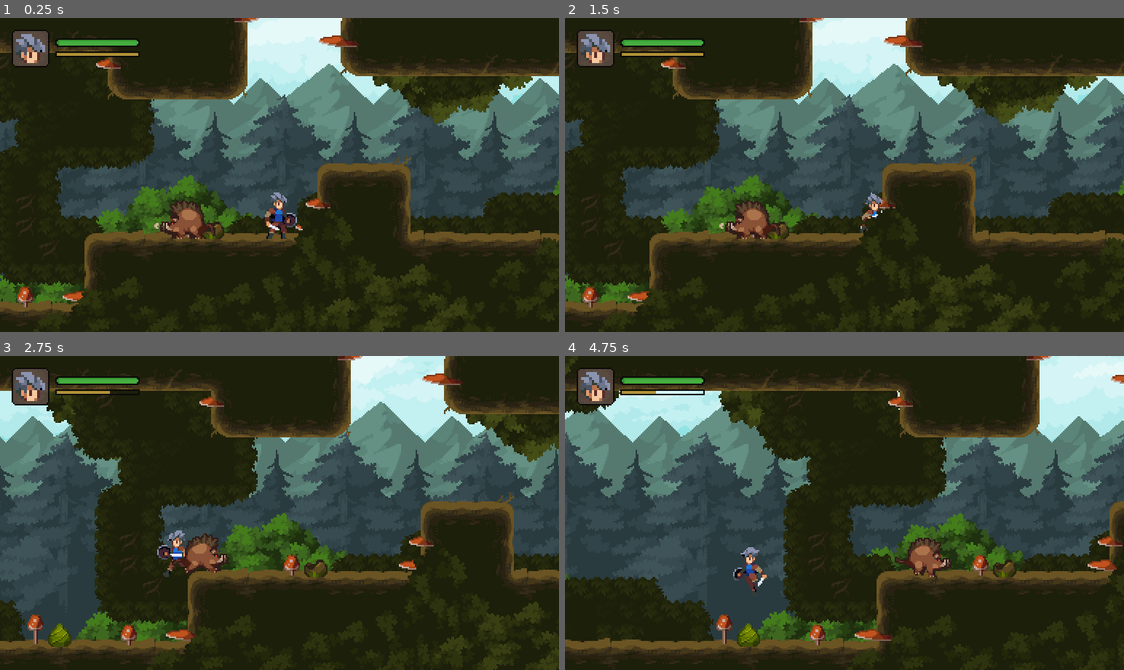
Above: before the commit, frames 1-4 (two rows, left to right).
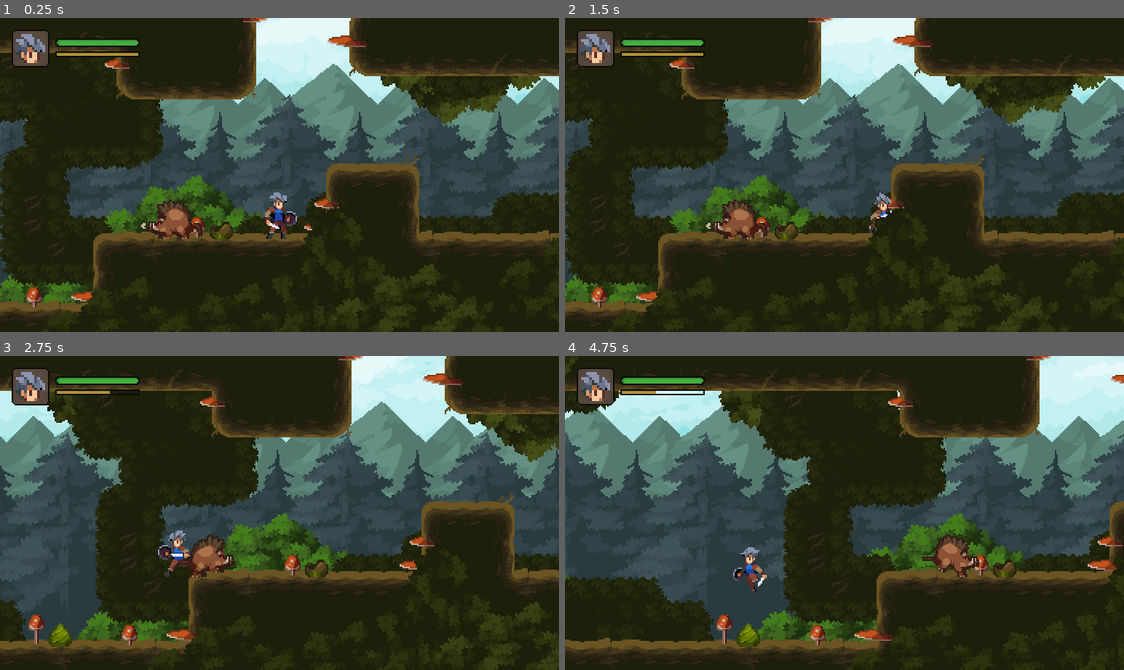
Above: after the commit, the same moments.

Repository: timothyqiu/godot-2d-adventure-tutorial
Game: Godot game, scene res://worlds/forest.tscn
The game is run twice, just before and just after one commit, with the same random seed, the same clock (stepped at 60 frames per second) and the same inputs.
Inputs:
- Up to frame 1 (0.25 s): no input
- Up to frame 2 (1.5 s): hold J (attack) 0.53-1.28 s; hold D (move_right) from 0.53 s (still down); tap Space (jump) at 0.77 s; tap E (interact) at 1.35 s
- Up to frame 3 (2.75 s): tap Space (jump) at 1.52 s; release D (move_right) at 2.03 s; hold A (move_left) from 2.03 s (still down); hold K (slide) from 2.03 s (still down)
- Up to frame 4 (4.75 s): release A (move_left) at 2.78 s; release K (slide) at 2.78 s; hold D (move_right) 2.78-4.28 s; tap J (attack) at 2.85 s; tap Space (jump) at 3.02, 3.77, 4.52 s; hold E (interact) 3.53-4.28 s; hold A (move_left) from 4.28 s (still down); tap K (slide) at 4.35 s

The runs differ from the first frame. In frame 1, 11% of the frame differs, in the area x 0-100%, y 0-100%; in frame 2, 12%; in frame 3, 2.6%; in frame 4, 1.2%.

Commit message:
添加淡入淡出

Diff:
--- a/globals/game.gd
+++ b/globals/game.gd
@@ -1,10 +1,21 @@
 extends Node
 
 @onready var player_stats: Node = $PlayerStats
+@onready var color_rect: ColorRect = $ColorRect
+
+
+func _ready() -> void:
+	color_rect.color.a = 0
 
 
 func change_scene(path: String, entry_point: String) -> void:
 	var tree := get_tree()
+	tree.paused = true
+
+	var tween := create_tween()
+	tween.set_pause_mode(Tween.TWEEN_PAUSE_PROCESS)
+	tween.tween_property(color_rect, "color:a", 1, 0.2)
+	await tween.finished
 
 	tree.change_scene_to_file(path)
 	await tree.process_frame  # 4.2 以前
@@ -14,3 +25,8 @@
 		if node.name == entry_point:
 			tree.current_scene.update_player(node.global_position, node.direction)
 			break
+
+	tree.paused = false
+
+	tween = create_tween()
+	tween.tween_property(color_rect, "color:a", 0, 0.2)
--- a/globals/game.tscn
+++ b/globals/game.tscn
@@ -3,8 +3,17 @@
 [ext_resource type="Script" path="res://globals/game.gd" id="1_lmeav"]
 [ext_resource type="Script" path="res://classes/Stats.gd" id="2_r1ynw"]
 
-[node name="Game" type="Node"]
+[node name="Game" type="CanvasLayer"]
+layer = 99
 script = ExtResource("1_lmeav")
 
 [node name="PlayerStats" type="Node" parent="."]
 script = ExtResource("2_r1ynw")
+
+[node name="ColorRect" type="ColorRect" parent="."]
+anchors_preset = 15
+anchor_right = 1.0
+anchor_bottom = 1.0
+grow_horizontal = 2
+grow_vertical = 2
+color = Color(0, 0, 0, 0)
--- a/player.gd
+++ b/player.gd
@@ -67,6 +67,10 @@
 @onready var interaction_icon: AnimatedSprite2D = $InteractionIcon
 
 
+func _ready() -> void:
+	stand(default_gravity, 0.01)
+
+
 func _unhandled_input(event: InputEvent) -> void:
 	if event.is_action_pressed("jump"):
 		jump_request_timer.start()
@@ -287,11 +291,11 @@
 
 
 func transition_state(from: State, to: State) -> void:
-#	print("[%s] %s => %s" % [
-#		Engine.get_physics_frames(),
-#		State.keys()[from] if from != -1 else "<START>",
-#		State.keys()[to],
-#	])
+	print("[%s] %s => %s" % [
+		Engine.get_physics_frames(),
+		State.keys()[from] if from != -1 else "<START>",
+		State.keys()[to],
+	])
 
 	if from not in GROUND_STATES and to in GROUND_STATES:
 		coyote_timer.stop()
--- a/worlds/cave.tscn
+++ b/worlds/cave.tscn
@@ -34,7 +34,7 @@
 script = ExtResource("4_7ennx")
 
 [node name="Player" parent="." instance=ExtResource("5_mnfga")]
-position = Vector2(365, 261)
+position = Vector2(368, 288)
 
 [node name="Camera2D" type="Camera2D" parent="Player"]
 position = Vector2(0, -14)
@@ -60,4 +60,4 @@
 layer_0/tile_data = PackedInt32Array(0, 458753, 11, 65536, 589825, 10, 131072, 458753, 11, 196608, 589825, 11, 262144,  …(6507 unchanged characters)…
 
 [node name="Boar" parent="." instance=ExtResource("10_oqvwl")]
-position = Vector2(654, 192)
+position = Vector2(616, 272)
--- a/worlds/forest.tscn
+++ b/worlds/forest.tscn
@@ -55,7 +55,7 @@
 direction = -1
 
 [node name="Player" parent="." instance=ExtResource("5_ghy24")]
-position = Vector2(534, 129)
+position = Vector2(528, 144)
 
 [node name="Camera2D" type="Camera2D" parent="Player"]
 position = Vector2(0, -14)
@@ -327,4 +327,4 @@
 region_rect = Rect2(210, 197, 124, 86)
 
 [node name="Boar" parent="." instance=ExtResource("9_gket7")]
-position = Vector2(471, 128)
+position = Vector2(456, 144)
--- a/worlds/world.gd
+++ b/worlds/world.gd
@@ -18,6 +18,7 @@
 
 func update_player(pos: Vector2, direction: Player.Direction) -> void:
 	player.global_position = pos
+	player.fall_from_y = pos.y
 	player.direction = direction
 	camera_2d.reset_smoothing()
 #	camera_2d.force_update_scroll()  # 4.2 开始
